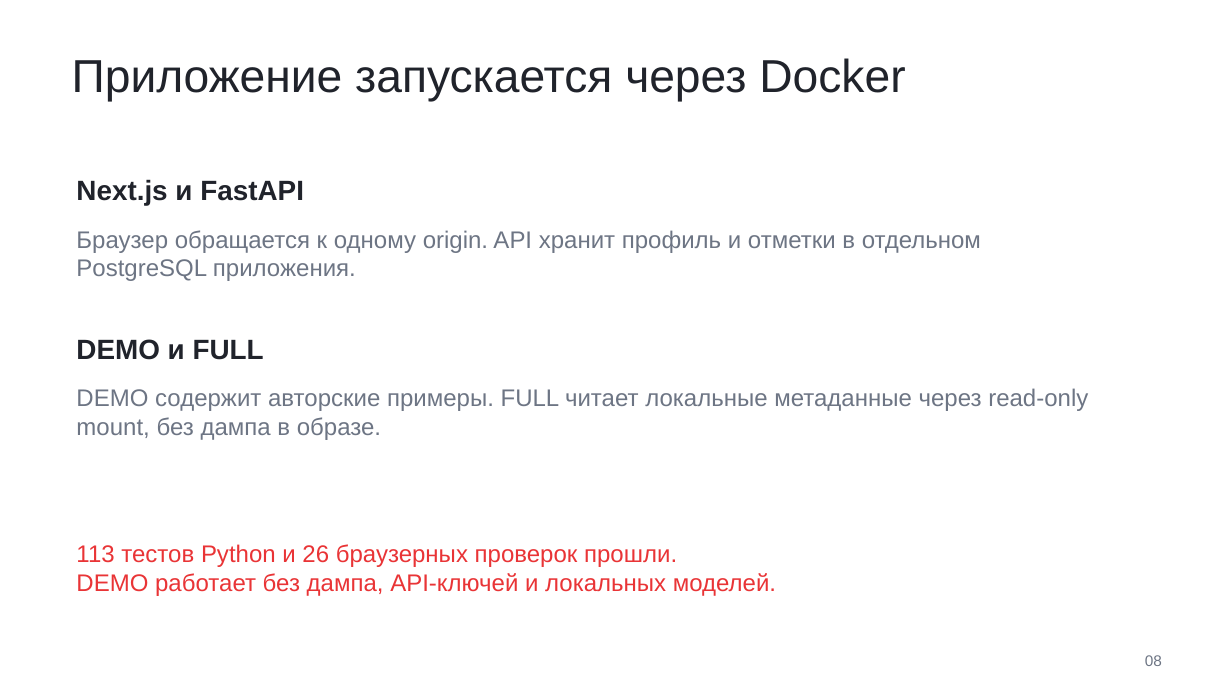
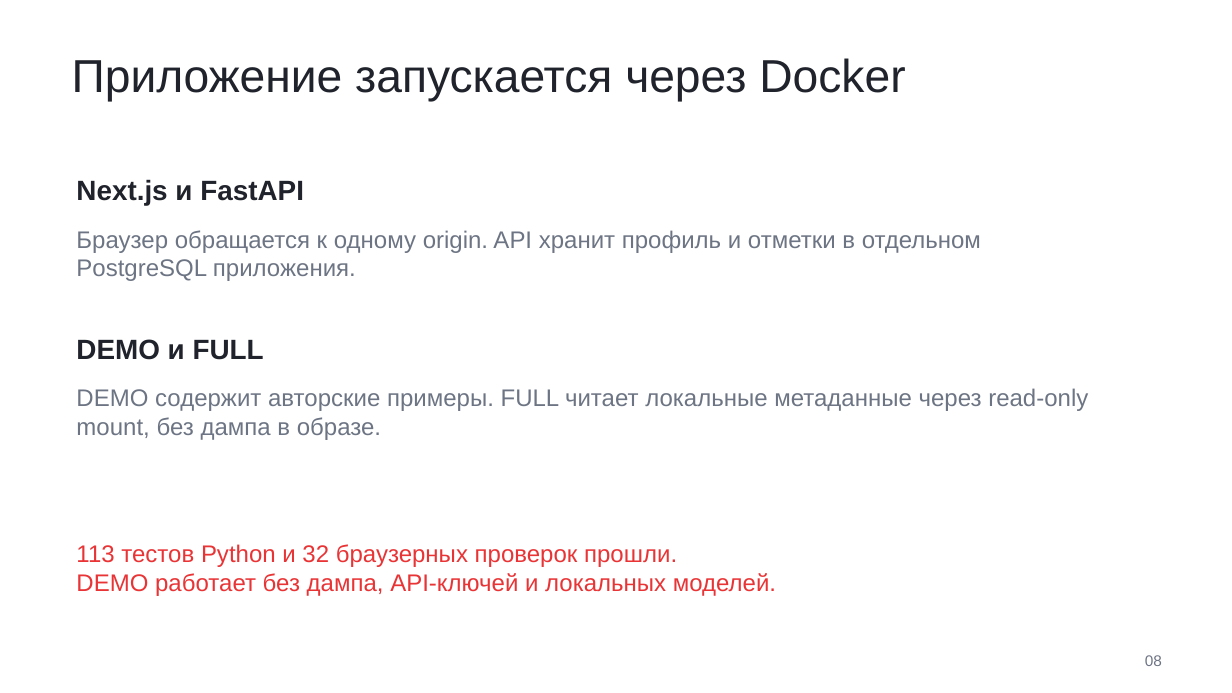
Before and after one commit to Makasinnnnnn/HackAndChange, a slide deck: slide 8 of output/presentation/alfa-route-1.2.pptx. Drawn at 1232x693 pixels with LibreOffice and Linux fonts; fonts in the diff are those of the drawing. Boxes give left, top, right and bottom in pixels: in the first picture for what was removed or moved away, otherwise in the second. Text is boxed around its words. In the diff, an @@ line names an element or a change of style, - is before the commit and + after.

```diff
--- a/output/presentation/alfa-route-1.2.pptx
+++ b/output/presentation/alfa-route-1.2.pptx
@@ text at [76, 544, 677, 567]: text changed @@
-113 тестов Python и 26 браузерных проверок прошли.
+113 тестов Python и 32 браузерных проверок прошли.
```
Also in this commit, not shown: 1 other slide changed, 20 other files.
